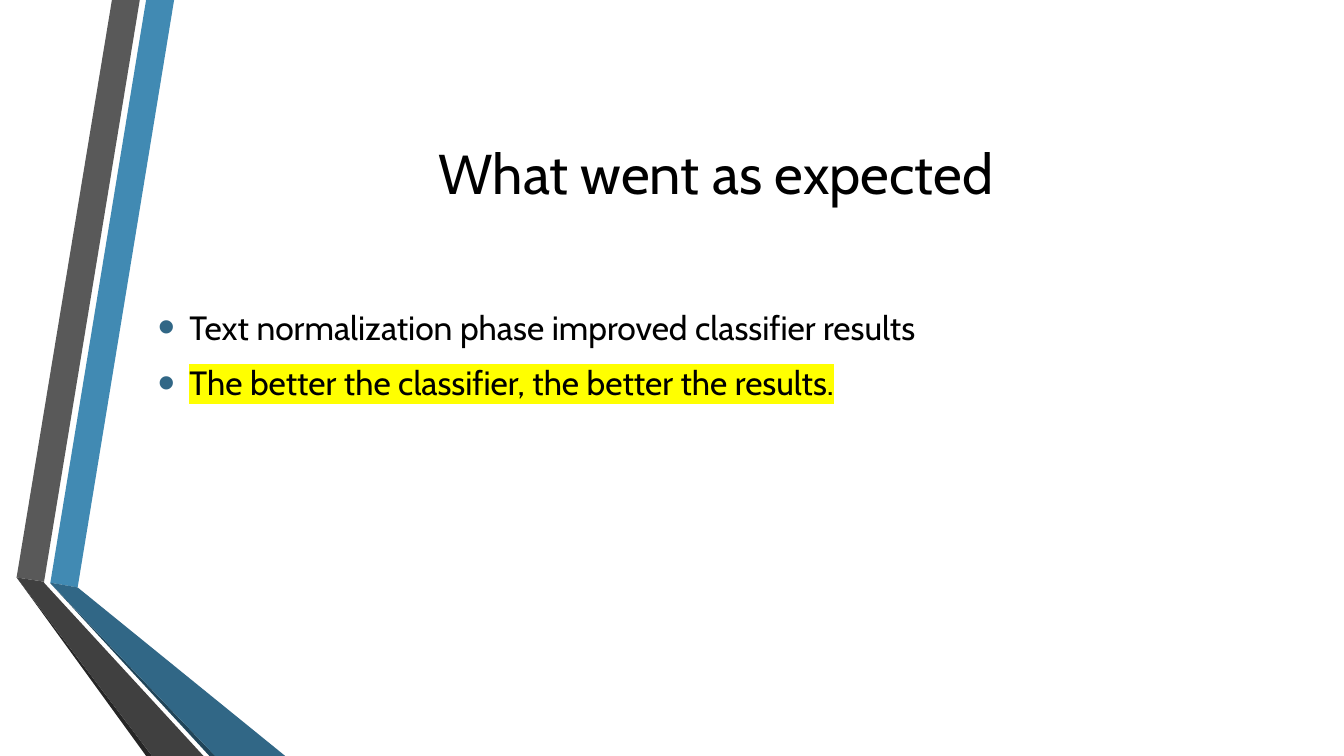
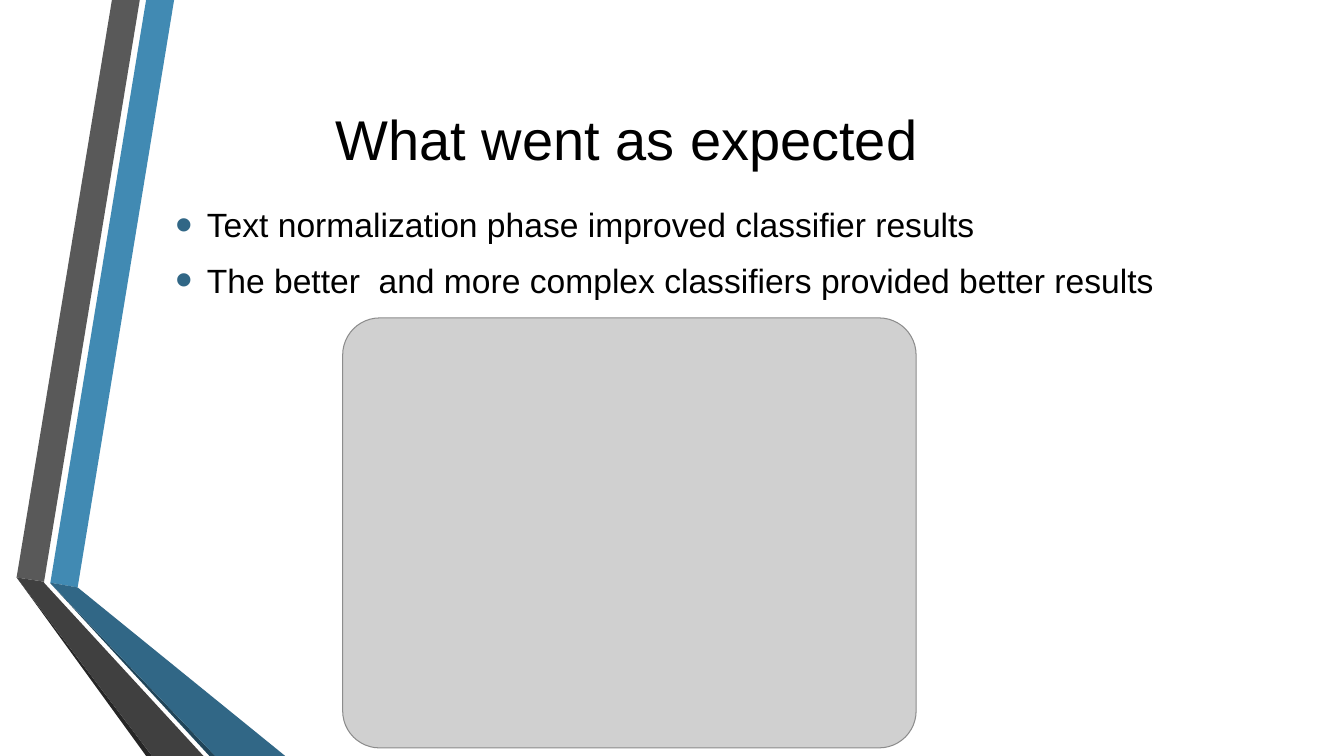
Before and after one commit to may-tal/nlpProject, a slide deck: slide 12 of CyberBullying.pptx (slide 11 before the commit). Drawn at 1344x756 pixels with LibreOffice and Linux fonts; fonts in the diff are those of the drawing; grey boxes stand for pictures; background and template pictures are left out. Boxes give left, top, right and bottom in pixels: in the first picture for what was removed or moved away, otherwise in the second. Text is boxed around its words. In the diff, an @@ line names an element or a change of style, - is before the commit and + after.

Commit message:
modified the pptx

```diff
--- a/CyberBullying.pptx
+++ b/CyberBullying.pptx
@@ title "What went as expected": place and size @@
-title "What went as expected" at <box>439,152,993,207</box>
+title "What went as expected" at <box>336,119,917,170</box>
@@ title "What went as expected" at <box>336,119,917,170</box>: font Cabin to Arial @@
@@ text "Text normalization phase improved classifier ...": place and size @@
-text "Text normalization phase improved classifier ..." at <box>189,314,915,399</box>
+text "Text normalization phase improved classifier ..." at <box>207,212,1153,300</box>
@@ text at <box>207,212,974,244</box>: font Cabin to Arial in "Text normalization phase improved classifier results" @@
@@ text at <box>207,268,1153,300</box>: text changed; font Cabin to Arial @@
-• The better the classifier, the better the results.
+• The better and more complex classifiers provided better results
@@ picture added at <box>343,318,917,748</box> @@
```
Also in this commit, not shown: 8 other slides changed, 4 slides added, 3 slides removed.
